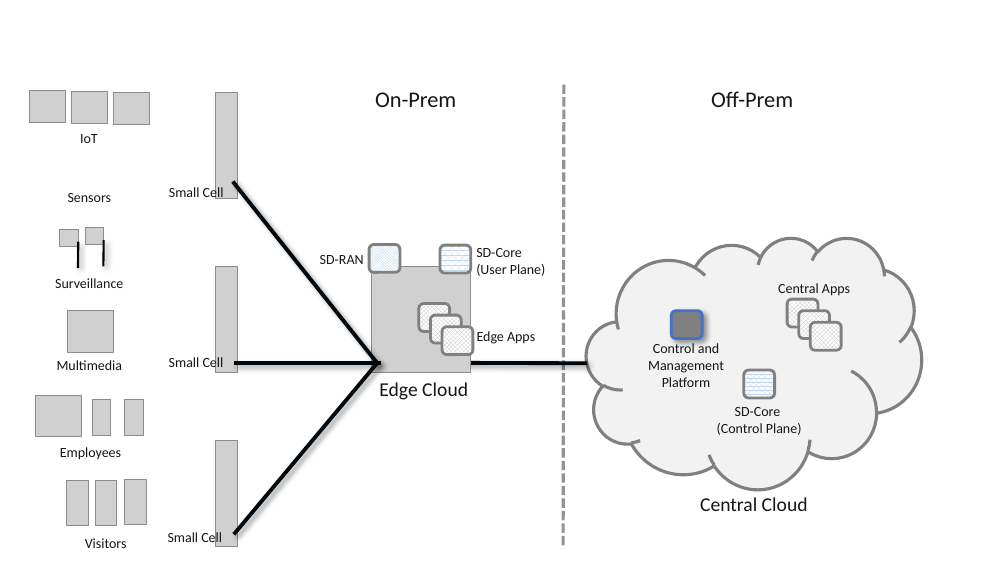
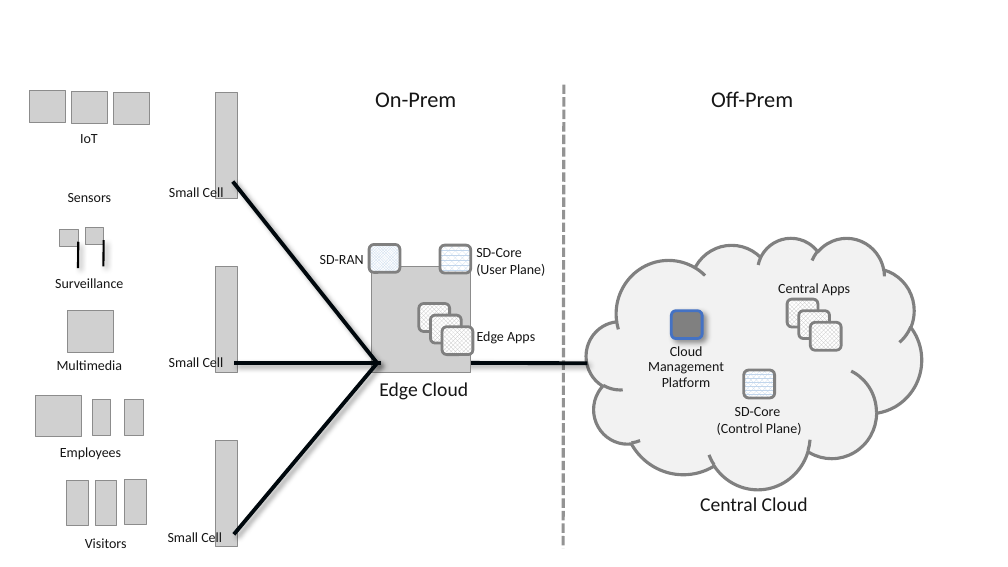
Before and after one commit to SystemsApproach/private5g, a slide deck: slide 3 of figures/ops/figures.pptx. Drawn at 1008x567 pixels with LibreOffice and Linux fonts; fonts in the diff are those of the drawing; grey boxes stand for pictures; background and template pictures are left out. Boxes give left, top, right and bottom in pixels: in the first picture for what was removed or moved away, otherwise in the second. Text is boxed around its words. In the diff, an @@ line names an element or a change of style, - is before the commit and + after.

```diff
--- a/figures/ops/figures.pptx
+++ b/figures/ops/figures.pptx
@@ text at <box>670,346,703,356</box>: text changed @@
-Control and
+Cloud
```
Also in this commit, not shown: 5 other slides changed, 6 other files.
